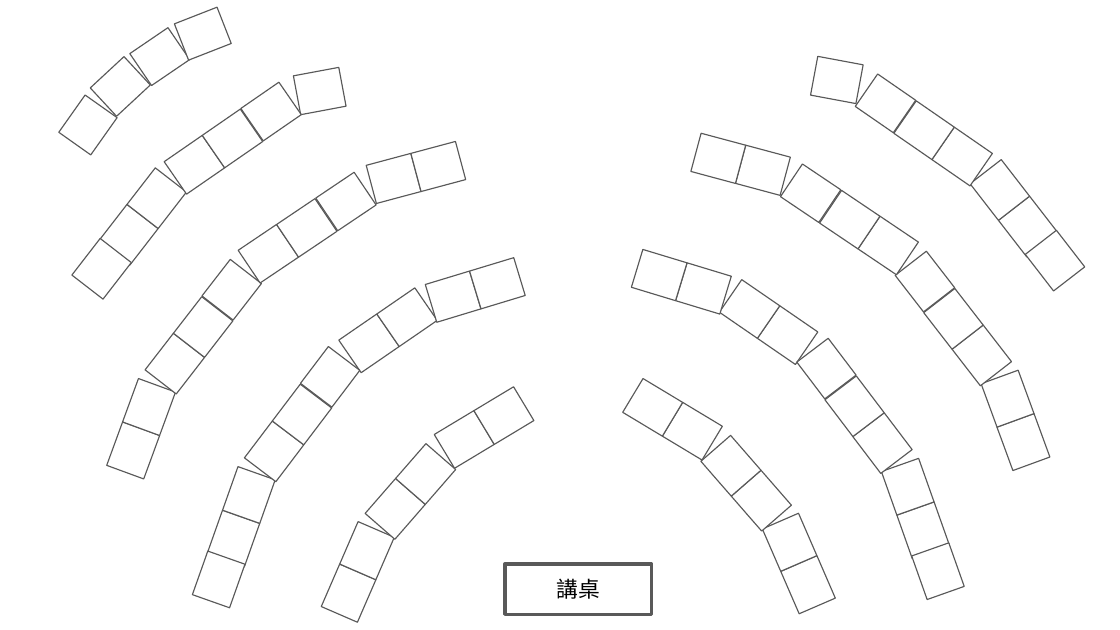
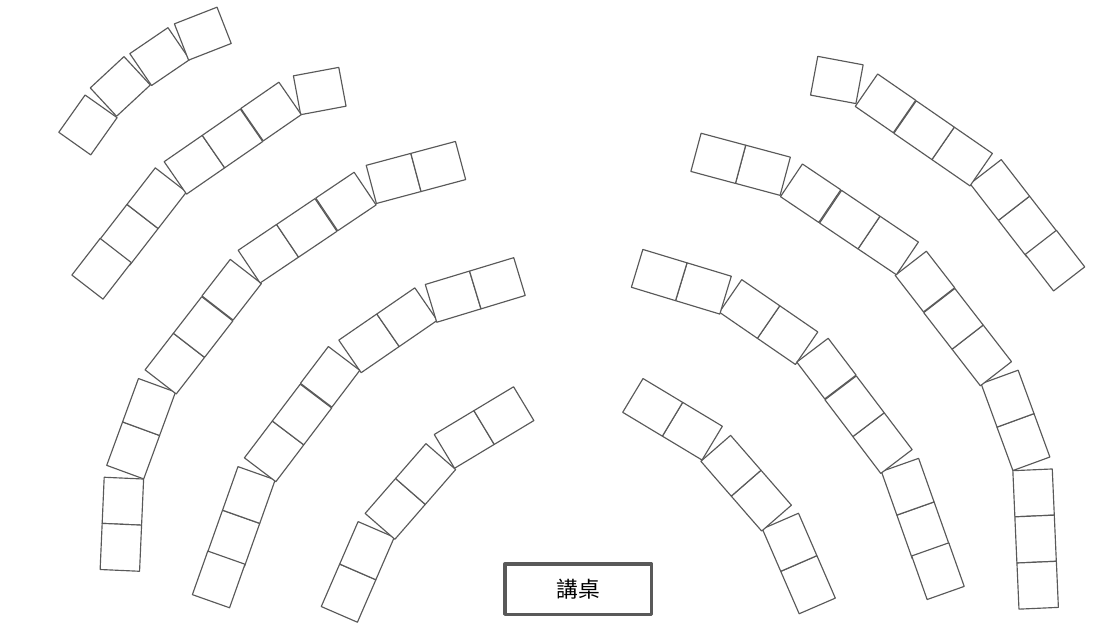
Before and after one commit to Youchenjiang/tool-scripts, a slide deck: slide 1 of data/exam-seating-planner/layouts/room-404.pptx. Drawn at 1120x630 pixels with LibreOffice and Linux fonts; fonts in the diff are those of the drawing. Boxes give left, top, right and bottom in pixels: in the first picture for what was removed or moved away, otherwise in the second. Text is boxed around its words. In the diff, an @@ line names an element or a change of style, - is before the commit and + after.

```diff
--- a/data/exam-seating-planner/layouts/room-404.pptx
+++ b/data/exam-seating-planner/layouts/room-404.pptx
@@ rectangle added at (102,477,143,525), fill #FFFFFF, outline #595959 0.75 pt @@
@@ rectangle added at (1013,468,1054,516), fill #FFFFFF, outline #595959 0.75 pt @@
@@ rectangle added at (100,523,141,571), fill #FFFFFF, outline #595959 0.75 pt @@
@@ rectangle added at (1015,515,1056,563), fill #FFFFFF, outline #595959 0.75 pt @@
@@ rectangle added at (1017,561,1058,609), fill #FFFFFF, outline #595959 0.75 pt @@
```
